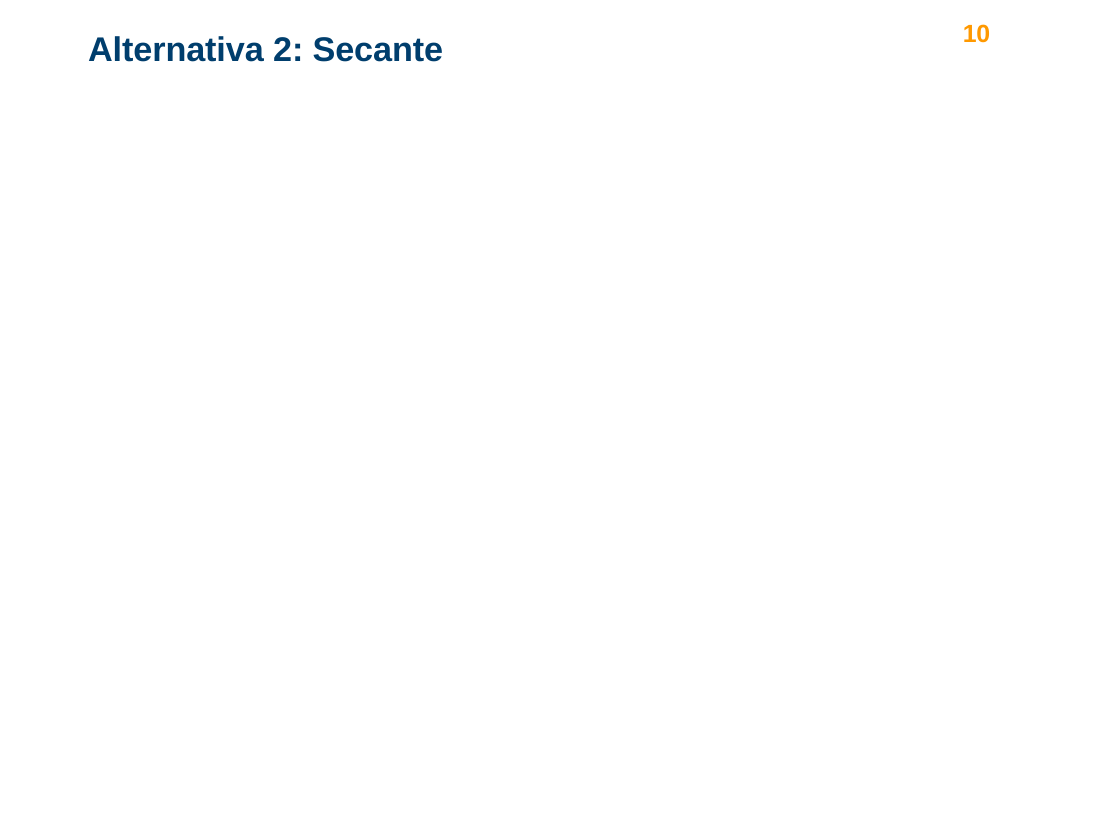
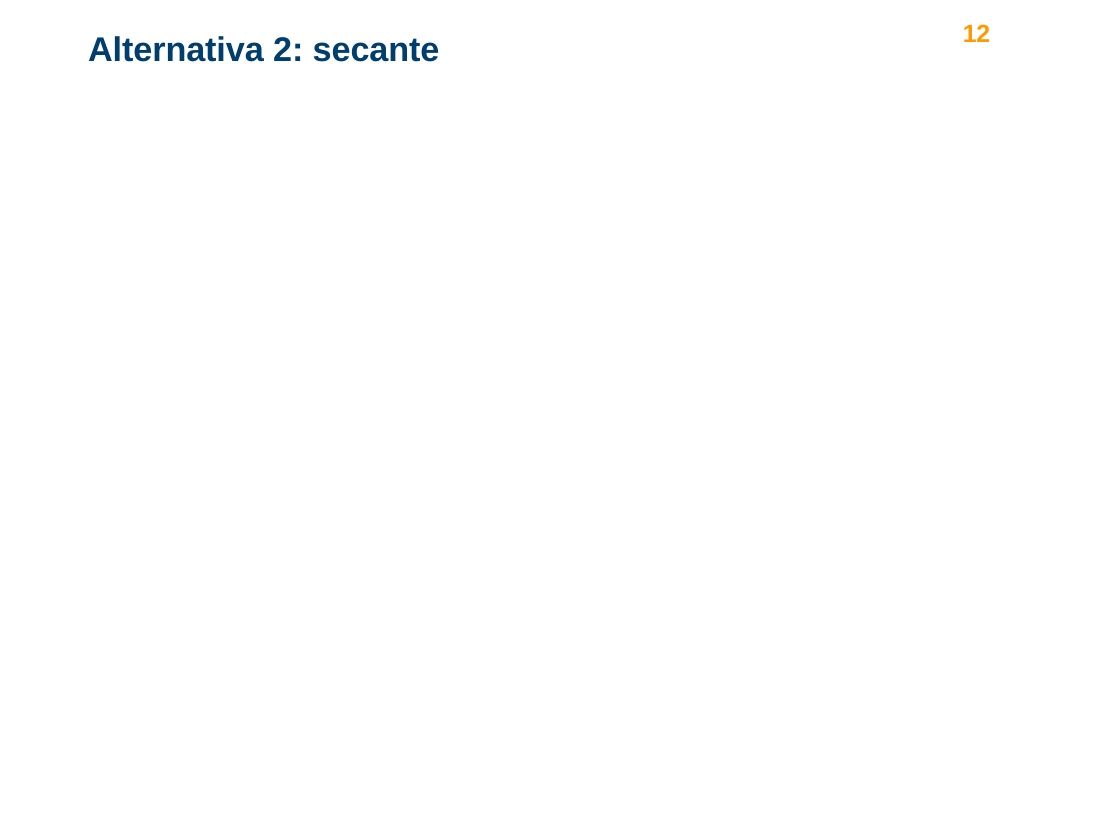
Before and after one commit to turcualexd/IAMS-progetto, a slide deck: slide 12 of Modelli relazione/ppt_presentazione.pptx (slide 10 before the commit). Drawn at 1120x840 pixels with LibreOffice and Linux fonts; fonts in the diff are those of the drawing; background and template pictures are left out. Boxes give left, top, right and bottom in pixels: in the first picture for what was removed or moved away, otherwise in the second. Text is boxed around its words. In the diff, an @@ line names an element or a change of style, - is before the commit and + after.

```diff
--- a/Modelli relazione/ppt_presentazione.pptx
+++ b/Modelli relazione/ppt_presentazione.pptx
@@ text removed at [963, 24, 990, 43] @@
-10
@@ text added at [963, 24, 990, 42], 16 pt, text #FF9900, bold @@
+12
@@ title at [88, 36, 440, 62]: text changed @@
-Alternativa 2: Secante
+Alternativa 2: secante
```
Also in this commit, not shown: 3 other slides changed, 2 slides added, 1 slide removed.
